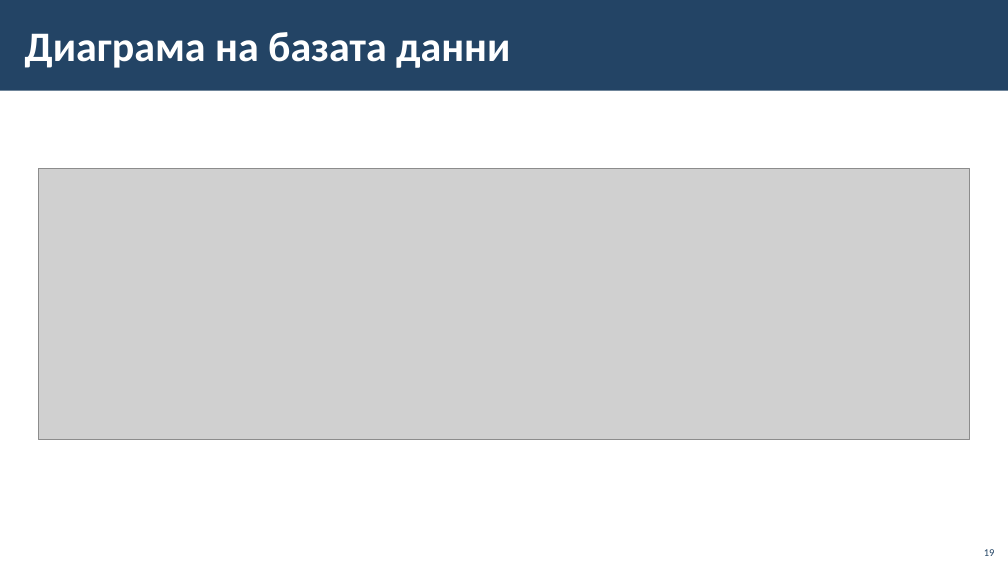
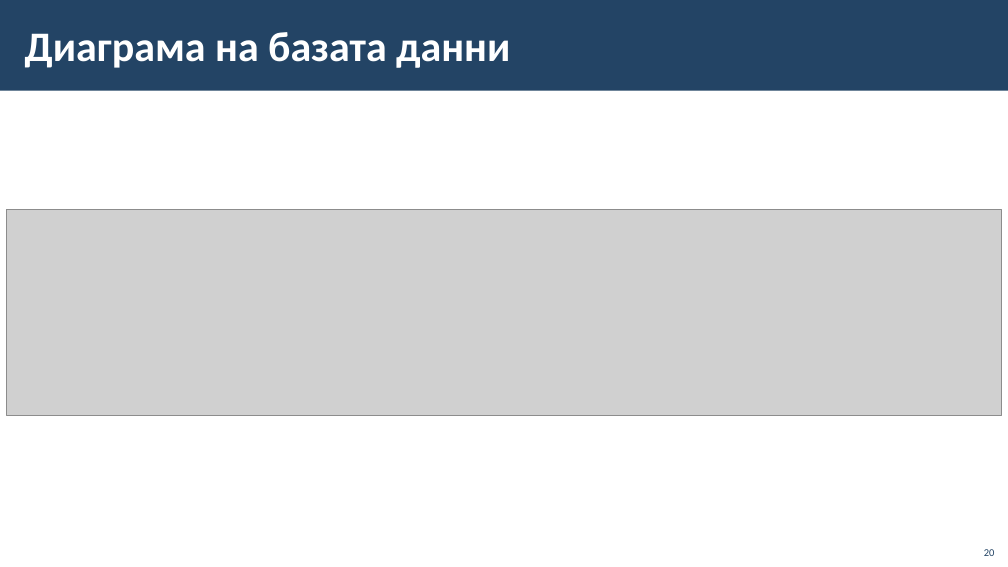
Before and after one commit to BG-IT-Edu/School-Programming, a slide deck: slide 20 of Courses/Software-Sciences/Module-4-Information-Systems-New/09-Lifecycle-of-Information-System/09-Lifecycle-of-Information-System.pptx (slide 19 before the commit). Drawn at 1008x567 pixels with LibreOffice and Linux fonts; fonts in the diff are those of the drawing; grey boxes stand for pictures; background and template pictures are left out. Boxes give left, top, right and bottom in pixels: in the first picture for what was removed or moved away, otherwise in the second. Text is boxed around its words. In the diff, an @@ line names an element or a change of style, - is before the commit and + after.

```diff
--- a/Courses/Software-Sciences/Module-4-Information-Systems-New/09-Lifecycle-of-Information-System/09-Lifecycle-of-Information-System.pptx
+++ b/Courses/Software-Sciences/Module-4-Information-Systems-New/09-Lifecycle-of-Information-System/09-Lifecycle-of-Information-System.pptx
@@ picture: place and size @@
-picture at (39,168,970,439)
+picture at (7,209,1002,416)
@@ page number at (984,549,995,556): text changed @@
-19
+20
```
Also in this commit, not shown: 2 other slides changed, 1 slide added.
